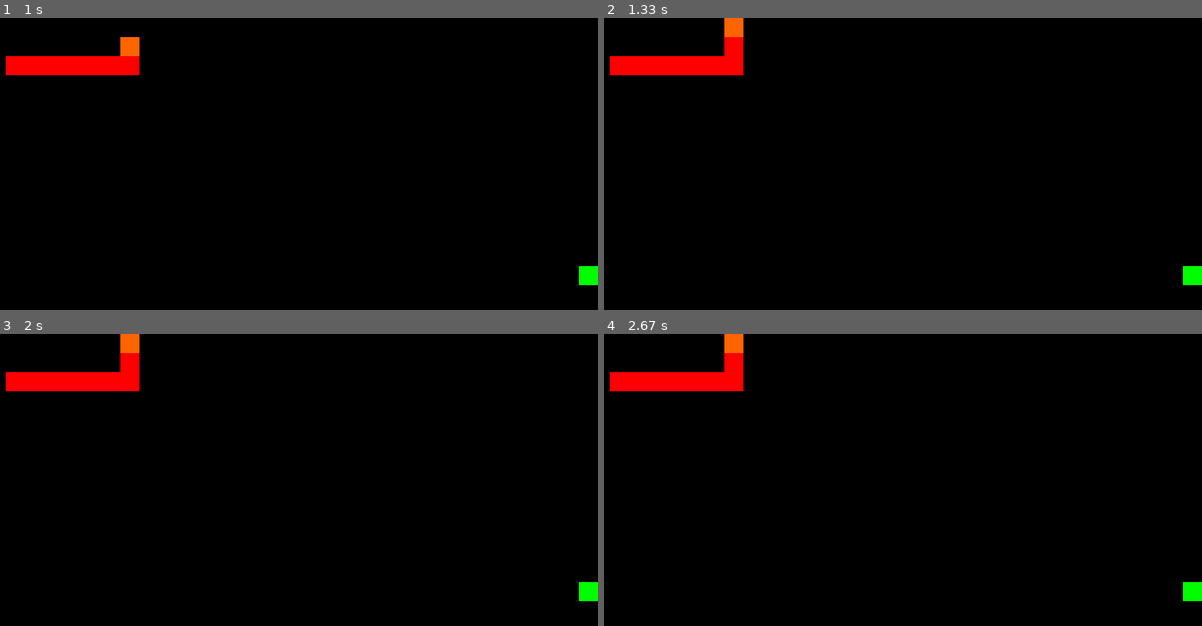
Above: before the commit, frames 1-4 (two rows, left to right).
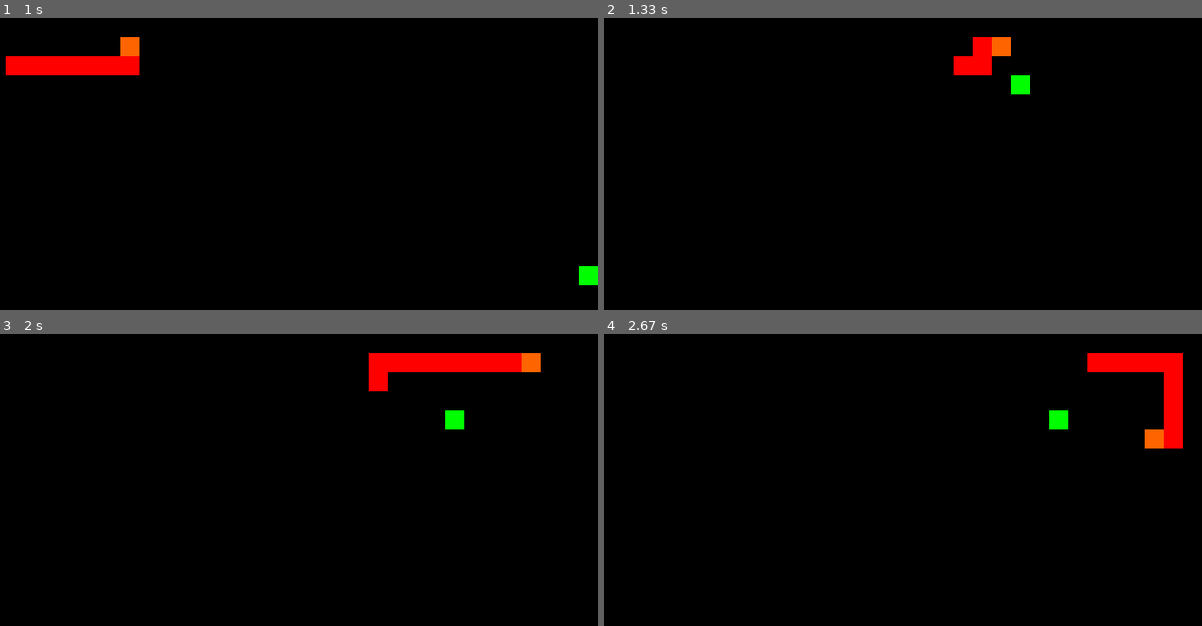
Above: after the commit, the same moments.

Repository: iitaliics/Shnake
Game: pygame game, started from Shnake_pygame.py
Two runs of this game, one before a commit and one after it. Both use one fixed random seed, a clock stepped at 60 frames per second and the inputs below.
Inputs:
- Up to frame 1 (1 s): hold Right 0.33-0.8 s; hold Up from 0.83 s (still down)
- Up to frame 2 (1.33 s): release Up at 1.13 s; hold Right from 1.17 s (still down)
- Up to frame 3 (2 s): release Right at 1.63 s
- Up to frame 4 (2.67 s): hold Down 2.23-2.53 s; hold Left from 2.57 s (still down)

Frame 1 is identical in both runs. In frame 2, 3.1% of the frame differs, in the area x 0-100%, y 0-92%; in frame 3, 4.4%; in frame 4, 4.4%.

Commit message:
Added broken way to restart without reopening game

Diff:
--- a/Shnake_pygame.py
+++ b/Shnake_pygame.py
@@ -56,13 +56,38 @@
 def get_player_direction():
     return x_move, y_move
 
+def reset_player_direction():
+    global x_move
+    global y_move
+    y_move = 0
+    x_move = 0
+
 class Grid:
     def __init__(self, width, height, speed):
         self.width = width
         self.height = height
+        self.speed = speed
+        self.reset()
+
+
+    def in_bounds(self, x, y):
+        if x < 0 or x >= self.width:
+            return False
+
+        if y < 0 or y >= self.height:
+            return False
+
+        return True
+
+    def game_over(self):
+        self.running = False
+        self.reset()
+        reset_player_direction()
+        self.start()
+
+    def reset(self):
         self.grid = [[(grid_object['NONE'], -1) for _ in range(height)] for _ in range(width)]
         self.running = False
-
         x1, x2 = random.choices(range(self.width), k=2)
         y1, y2 = random.choices(range(self.height), k=2)
 
@@ -76,22 +101,7 @@
         self.food = (x2, y2)
         self.food_on_timer = 0
         self.food_off_timer = 10
-
         self.frame = 0
-        self.speed = speed
-
-
-    def in_bounds(self, x, y):
-        if x < 0 or x >= self.width:
-            return False
-
-        if y < 0 or y >= self.height:
-            return False
-
-        return True
-
-    def game_over(self):
-        self.running = False
 
     def start(self):
         direction = (0, 0)
@@ -209,7 +219,7 @@
     def advance_frame(self):
         self.frame += 1
         player_direction = get_player_direction()
-        print(self.food)
+        # print(self.food)
 
         if self.running:
             self.move_food()
@@ -293,3 +303,5 @@
         #     if event.type == pygame.QUIT:  # If user clicked close
         #         done = True  # Flag that we are done so we exit this loop
         #         running = False
+
+    # if not grid.running and (x_move, y_move) != get_player_direction():
